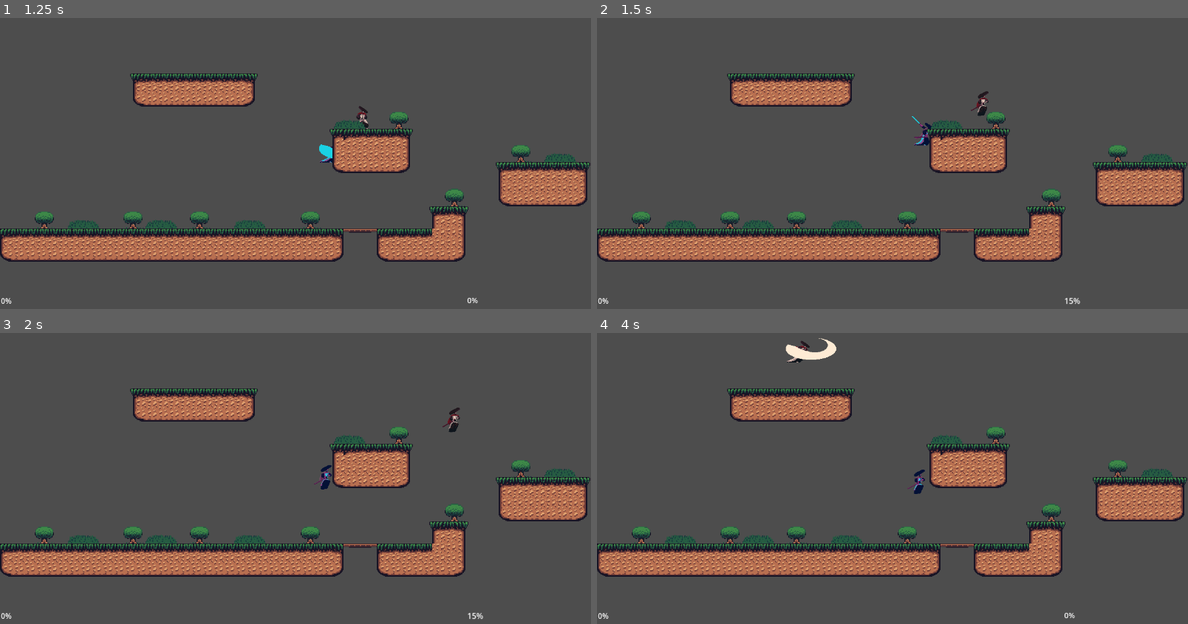
Above: before the commit, frames 1-4 (two rows, left to right).
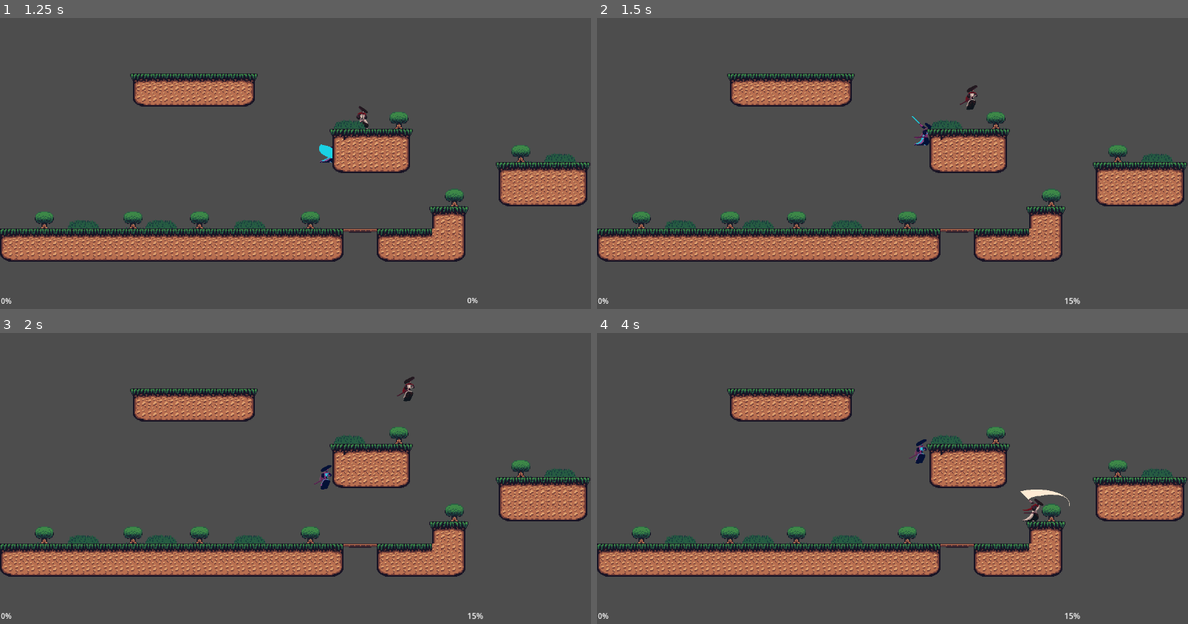
Above: after the commit, the same moments.

Repository: RedCoatRips/Test-No.-2---Stealth-Mechanics
Game: Godot game, scene res://Scenes/main.tscn
Two runs of this game, one before a commit and one after it. Both use one fixed random seed, a clock stepped at 60 frames per second and the inputs below.
Inputs:
- Up to frame 1 (1.25 s): hold D (Right) from 0.53 s (still down); tap Shift (Dash) at 0.6 s; tap W (Jump) at 0.77, 1.07 s; tap Q (Heavy_Attack) at 0.8 s
- Up to frame 2 (1.5 s): keep holding D (Right); tap Q (Heavy_Attack) at 1.35 s
- Up to frame 3 (2 s): keep holding D (Right); tap W (Jump) at 1.52, 1.82 s; tap E (Light_Attack) at 1.55 s
- Up to frame 4 (4 s): release D (Right) at 2.03 s; hold A (Left) 2.03-2.78 s; tap E (Light_Attack) at 2.1 s; tap O (P2_Heavy_Attack) at 2.3, 2.85 s; hold D (Right) from 2.78 s (still down); tap W (Jump) at 3.02, 3.32, 3.77, 3.8 s; tap [ (P2_Light_Attack) at 3.05, 3.6 s

Frame 1 is identical in both runs. In frame 2, 0.2% of the frame differs, in the area x 61-67%, y 23-34%; in frame 3, 0.2%; in frame 4, 0.9%, in the area x 31-82%, y 1-99%.

Commit message:
Samurai2Player
just fixed bugs and issues and added lives

Diff:
--- a/test-2-stealth/Assets/Scripts/Player.gd
+++ b/test-2-stealth/Assets/Scripts/Player.gd
@@ -32,6 +32,11 @@
 const HITSTUN_TIME = 0.5
 const CRIT_DAMAGE_THRESHOLD = 100 #Percentage until Crit
 const CRIT_MULTIPLIER = 2.5
+var combo_step = 0 #Combos
+var combo_timer = 0.0
+const COMBO_WINDOW = 0.35
+
+var stocks = 3 #Lives
 @onready var light_hitbox = $LightAttack
 @onready var heavy_hitbox = $HeavyAttack
 @onready var sprite = $AnimatedSprite2D
@@ -41,6 +46,12 @@
 var facing = 1
 
 func _physics_process(delta):
+
+	# --- COMBO TIMER ---
+	if combo_timer > 0:
+		combo_timer -= delta
+	else:
+		combo_step = 0
 
 # --- HITSTUN TIMER ---
 	if hitstun > 0:
@@ -107,11 +118,13 @@
 		if dash_cooldown_left <= 0:
 			can_dash = true
 
-	# --- ATTACKS ---
+# --- ATTACKS ---
+
+# --- LIGHT ATTACK ---
 	if Input.is_action_just_pressed("Light_Attack") and not attacking:
-		current_attack = "Light_Attack"
 		attack(light_hitbox, 0.4, "Light_Attack")
 
+#--- Heavy Attack---
 	if Input.is_action_just_pressed("Heavy_Attack") and not attacking:
 		current_attack = "Heavy_Attack"
 		attack(heavy_hitbox, 0.5, "Heavy_Attack")
@@ -129,17 +142,36 @@
 
 	move_and_slide()
 
+
+
 func respawn():
 
-	global_position = Vector2(424, 34)  # spawn point
+	stocks -= 1
+
+	print("Stocks left:", stocks)
+
+	if stocks <= 0:
+		die()
+		return
+
+	# Normal respawn
+	global_position = Vector2(426, 77)
 	velocity = Vector2.ZERO
 
 	damage = 0
 	jumps_left = MAX_JUMPS
 	hitstun = 0
 
-	# Optional: small freeze for effect
 	hit_freeze(0.05)
+
+func die():
+	print("PLAYER OUT")
+
+	# Disable movement
+	set_physics_process(false)
+
+	# Optional: hide player
+	sprite.visible = false
 
 func _ready():
 	light_shape_base_x = light_shape.position.x
@@ -161,26 +193,30 @@
 	await get_tree().create_timer(0.08).timeout
 
 	sprite.modulate = Color(1, 1, 1)
+
 #Take Hit
-func take_hit(attacker_pos: Vector2, base_kb_x := 300, base_kb_y := -200, damage_add := 10):
+func take_hit(attacker_pos: Vector2, angle := 45, force := 400, damage_add := 10):
 
 	var direction = sign(global_position.x - attacker_pos.x)
 
-	# --- ADD DAMAGE ---
+	# --- DAMAGE ---
 	damage += damage_add
 
-	# --- BASE SCALING ---
+	# --- SCALE ---
 	var kb_scale = 1.0 + (damage / 120.0)
 
-	# --- HIGH DAMAGE BOOST (SMASH FEEL) ---
 	if damage > 80:
 		kb_scale += (damage - 80) / 100.0
 
-	# --- APPLY KNOCKBACK ---
-	velocity.x = direction * base_kb_x * kb_scale
-	velocity.y = base_kb_y * kb_scale
-
-	# --- HITSTUN SCALES TOO ---
+	var final_force = force * kb_scale
+
+	# --- CONVERT ANGLE TO VELOCITY ---
+	var rad = deg_to_rad(angle)
+
+	velocity.x = cos(rad) * final_force * direction
+	velocity.y = -sin(rad) * final_force
+
+	# --- HITSTUN ---
 	hitstun = 0.1 + (damage / 200.0)
 
 	hit_flash()
@@ -200,20 +236,15 @@
 
 	attacking = true
 
-	sprite.stop()               # 🔥 ensures restart
+	current_anim = anim_name
 	sprite.play(anim_name)
 
-
-
 	hitbox.monitoring = true
 
-	var t = get_tree().create_timer(duration)
-	await t.timeout
+	await get_tree().create_timer(duration).timeout
 
 	hitbox.monitoring = false
 	attacking = false
-
-	sprite.play("Idle")
 
 func update_animation(dir):
 
@@ -234,17 +265,19 @@
 		play_anim("Idle")
 
 func play_anim(name: String):
-	if sprite.animation == name:
-		return
+	if current_anim == name:
+		return
+
+	current_anim = name
 	sprite.play(name)
 
 # Hit detection
 func _on_light_attack_body_entered(body):
 	if body != self and body.has_method("take_hit"):
-		body.take_hit(global_position)
+		body.take_hit(global_position, 20, 250, 5)
 		hit_freeze(LIGHT_HIT_FREEZE)
 
 func _on_heavy_attack_body_entered(body):
 	if body != self and body.has_method("take_hit"):
-		body.take_hit(global_position, 400, -250, 15)
+		body.take_hit(global_position, 60, 400, 15)
 		hit_freeze(HEAVY_HIT_FREEZE)
--- a/test-2-stealth/Scenes/player.tscn
+++ b/test-2-stealth/Scenes/player.tscn
@@ -265,7 +265,7 @@
 [node name="AnimatedSprite2D" type="AnimatedSprite2D" parent="." unique_id=1456254953]
 process_mode = 3
 sprite_frames = SubResource("SpriteFrames_gymyn")
-animation = &"Idle"
+animation = &"Light_Attack"
 autoplay = "Idle"
 
 [node name="LightAttack" type="Area2D" parent="." unique_id=1167059348]
--- a/test-2-stealth/Scenes/player_2.gd
+++ b/test-2-stealth/Scenes/player_2.gd
@@ -32,6 +32,11 @@
 const HITSTUN_TIME = 0.2
 const CRIT_DAMAGE_THRESHOLD = 100 #Percentage until Crit
 const CRIT_MULTIPLIER = 2.5
+var combo_step = 0 #Combos
+var combo_timer = 0.0
+const COMBO_WINDOW = 0.4
+
+var stocks = 3 #Lives
 @onready var light_hitbox = $LightAttack
 @onready var heavy_hitbox = $HeavyAttack
 @onready var sprite = $AnimatedSprite2D
@@ -109,7 +114,6 @@
 
 	# --- ATTACKS ---
 	if Input.is_action_just_pressed("P2_Light_Attack") and not attacking:
-		current_attack = "Light_Attack"
 		attack(light_hitbox, 0.4, "Light_Attack")
 
 	if Input.is_action_just_pressed("P2_Heavy_Attack") and not attacking:
@@ -131,15 +135,32 @@
 
 func respawn():
 
-	global_position = Vector2(424, 34)  # spawn point
+	stocks -= 1
+
+	print("Stocks left:", stocks)
+
+	if stocks <= 0:
+		die()
+		return
+
+	# Normal respawn
+	global_position = Vector2(426, 77)
 	velocity = Vector2.ZERO
 
 	damage = 0
 	jumps_left = MAX_JUMPS
 	hitstun = 0
 
-	# Optional: small freeze for effect
 	hit_freeze(0.05)
+
+func die():
+	print("PLAYER OUT")
+
+	# Disable movement
+	set_physics_process(false)
+
+	# Optional: hide player
+	sprite.visible = false
 
 func _ready():
 	light_shape_base_x = light_shape.position.x
@@ -161,26 +182,30 @@
 	await get_tree().create_timer(0.08).timeout
 
 	sprite.modulate = Color(1, 1, 1)
+
 #Take Hit
-func take_hit(attacker_pos: Vector2, base_kb_x := 300, base_kb_y := -200, damage_add := 10):
+func take_hit(attacker_pos: Vector2, angle := 45, force := 400, damage_add := 10):
 
 	var direction = sign(global_position.x - attacker_pos.x)
 
-	# --- ADD DAMAGE ---
+	# --- DAMAGE ---
 	damage += damage_add
 
-	# --- BASE SCALING ---
+	# --- SCALE ---
 	var kb_scale = 1.0 + (damage / 120.0)
 
-	# --- HIGH DAMAGE BOOST (SMASH FEEL) ---
 	if damage > 80:
 		kb_scale += (damage - 80) / 100.0
 
-	# --- APPLY KNOCKBACK ---
-	velocity.x = direction * base_kb_x * kb_scale
-	velocity.y = base_kb_y * kb_scale
-
-	# --- HITSTUN SCALES TOO ---
+	var final_force = force * kb_scale
+
+	# --- CONVERT ANGLE TO VELOCITY ---
+	var rad = deg_to_rad(angle)
+
+	velocity.x = cos(rad) * final_force * direction
+	velocity.y = -sin(rad) * final_force
+
+	# --- HITSTUN ---
 	hitstun = 0.1 + (damage / 200.0)
 
 	hit_flash()
@@ -200,18 +225,17 @@
 
 	attacking = true
 
-	sprite.stop()
 	sprite.play(anim_name)
 
 	hitbox.monitoring = true
 
-	var t = get_tree().create_timer(duration)
-	await t.timeout
+	await get_tree().create_timer(duration).timeout
 
 	hitbox.monitoring = false
+
+	await get_tree().create_timer(0.05).timeout
+
 	attacking = false
-
-	sprite.play("Idle")
 
 func update_animation(dir):
 
@@ -232,16 +256,14 @@
 		play_anim("Idle")
 
 func play_anim(name: String):
-	if sprite.animation == name:
-		return
 	sprite.play(name)
 
 func _on_light_attack_body_entered(body):
 	if body != self and body.has_method("take_hit"):
-		body.take_hit(global_position)
+		body.take_hit(global_position, 20, 250, 5)
 		hit_freeze(LIGHT_HIT_FREEZE)
 
 func _on_heavy_attack_body_entered(body):
 	if body != self and body.has_method("take_hit"):
-		body.take_hit(global_position, 400, -250, 15)
+		body.take_hit(global_position, 60, 400, 15)
 		hit_freeze(HEAVY_HIT_FREEZE)
--- a/test-2-stealth/Scenes/player_2.tscn
+++ b/test-2-stealth/Scenes/player_2.tscn
@@ -264,7 +264,7 @@
 
 [node name="AnimatedSprite2D" type="AnimatedSprite2D" parent="." unique_id=178229127]
 sprite_frames = SubResource("SpriteFrames_os74a")
-animation = &"Idle"
+animation = &"Light_Attack"
 autoplay = "Idle"
 
 [node name="LightAttack" type="Area2D" parent="." unique_id=445175289]
--- a/test-2-stealth/Scenes/ui.gd
+++ b/test-2-stealth/Scenes/ui.gd
@@ -2,6 +2,8 @@
 
 @onready var p1_label = $P1_Damage
 @onready var p2_label = $P2_Damage
+@onready var p1_stocks = $P1_Stocks
+@onready var p2_stocks = $P2_Stocks
 
 var player1 = null
 var player2 = null
@@ -45,3 +47,17 @@
 
 	else:
 		return Color(1, 0, 0) # Red
+
+# Lives UI
+	if player1 != null:
+		p1_stocks.text = "● ● ●"
+
+	if player2 != null:
+		p2_stocks.text = "● ● ●"
+
+# Win System
+	if player1.stocks <= 0:
+		print("PLAYER 2 WINS")
+
+	if player2.stocks <= 0:
+		print("PLAYER 1 WINS")
--- a/test-2-stealth/Scenes/ui.tscn
+++ b/test-2-stealth/Scenes/ui.tscn
@@ -12,10 +12,22 @@
 offset_left = 2.0
 offset_top = 601.0
 offset_right = 35.359985
-offset_bottom = 574.56
+offset_bottom = 542.56
+
+[node name="P1_Stocks" type="Label" parent="." unique_id=7290858]
+offset_left = 1.0
+offset_top = 675.0
+offset_right = 321.0
+offset_bottom = 718.0
 
 [node name="P2_Damage" type="Label" parent="." unique_id=1949758155]
 offset_left = 1012.0
 offset_top = 600.0
 offset_right = 1281.0
 offset_bottom = 719.0
+
+[node name="P2_Stocks" type="Label" parent="." unique_id=568985125]
+offset_left = 1093.0
+offset_top = 685.0
+offset_right = 1281.0
+offset_bottom = 718.0
